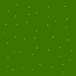
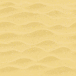
Layers edited between the first and the second 76px x 76px image:
removed layer "ground.xpm" over [0, 0, 76, 76]
added layer "ground" over [0, 0, 76, 76]
